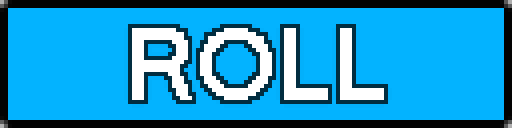
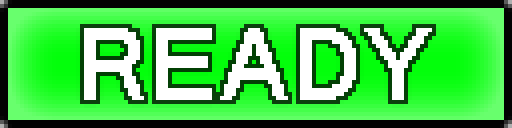
The second 512px x 128px image is a revision of the first. Changes to its layers:
added layer "READY" in group "Group 1" over box(84, 28, 432, 100)
hid "ROLL" over box(132, 28, 384, 100)
added layer "Layer 1 copy 3" in group "Group 2" over box(8, 8, 504, 120)
hid "Layer 1 copy" over box(8, 8, 504, 120)
hid "Layer 1" over box(8, 8, 504, 120)
